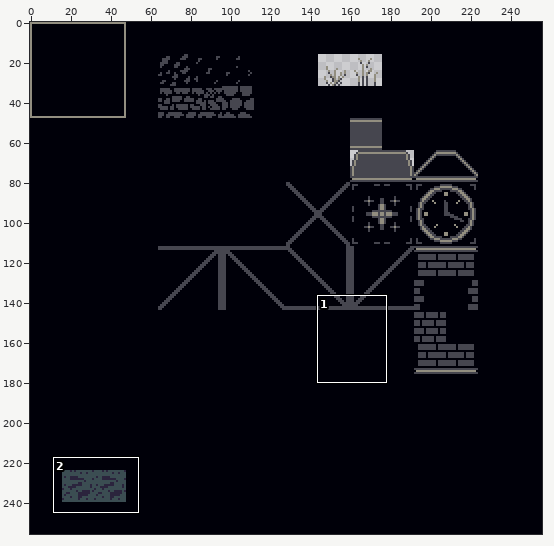
One commit to this sprite sheet: dist/assets/3dtiles_texture_0.png. The picture above shows the old version from afar; the outline marks the close-up.
Close-up. Before the edit:
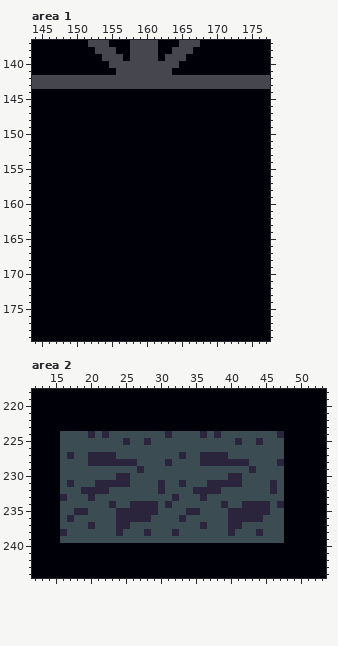
The file is 256x256 pixels. Shown: area 1: x 144..177, y 137..179; area 2: x 12..53, y 218..244.
Now the later version:
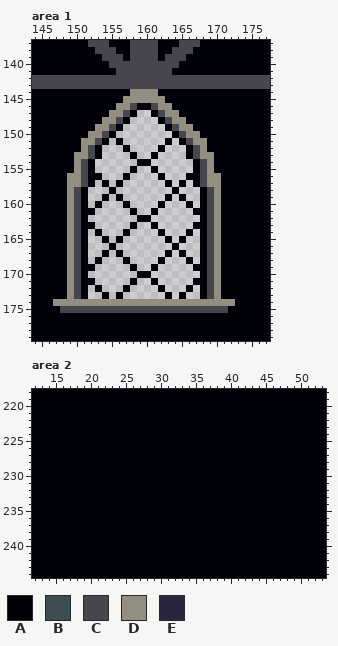
Palette (. is transparent): A #000009  B #3b4d52  C #46464f  D #928e80  E #2b243d
Difference:
--- area 1
@@ x 144..177 @@
 143 CCCCCCCCCCCCCCCCCCCCCCCCCCCCCCCCCC
-144 AAAAAAAAAAAAAAAAAAAAAAAAAAAAAAAAAA
-145 AAAAAAAAAAAAAAAAAAAAAAAAAAAAAAAAAA
-146 AAAAAAAAAAAAAAAAAAAAAAAAAAAAAAAAAA
-147 AAAAAAAAAAAAAAAAAAAAAAAAAAAAAAAAAA
-148 AAAAAAAAAAAAAAAAAAAAAAAAAAAAAAAAAA
-149 AAAAAAAAAAAAAAAAAAAAAAAAAAAAAAAAAA
-150 AAAAAAAAAAAAAAAAAAAAAAAAAAAAAAAAAA
-151 AAAAAAAAAAAAAAAAAAAAAAAAAAAAAAAAAA
-152 AAAAAAAAAAAAAAAAAAAAAAAAAAAAAAAAAA
-153 AAAAAAAAAAAAAAAAAAAAAAAAAAAAAAAAAA
-154 AAAAAAAAAAAAAAAAAAAAAAAAAAAAAAAAAA
-155 AAAAAAAAAAAAAAAAAAAAAAAAAAAAAAAAAA
-156 AAAAAAAAAAAAAAAAAAAAAAAAAAAAAAAAAA
-157 AAAAAAAAAAAAAAAAAAAAAAAAAAAAAAAAAA
-158 AAAAAAAAAAAAAAAAAAAAAAAAAAAAAAAAAA
-159 AAAAAAAAAAAAAAAAAAAAAAAAAAAAAAAAAA
-160 AAAAAAAAAAAAAAAAAAAAAAAAAAAAAAAAAA
-161 AAAAAAAAAAAAAAAAAAAAAAAAAAAAAAAAAA
-162 AAAAAAAAAAAAAAAAAAAAAAAAAAAAAAAAAA
-163 AAAAAAAAAAAAAAAAAAAAAAAAAAAAAAAAAA
-164 AAAAAAAAAAAAAAAAAAAAAAAAAAAAAAAAAA
-165 AAAAAAAAAAAAAAAAAAAAAAAAAAAAAAAAAA
-166 AAAAAAAAAAAAAAAAAAAAAAAAAAAAAAAAAA
-167 AAAAAAAAAAAAAAAAAAAAAAAAAAAAAAAAAA
-168 AAAAAAAAAAAAAAAAAAAAAAAAAAAAAAAAAA
-169 AAAAAAAAAAAAAAAAAAAAAAAAAAAAAAAAAA
-170 AAAAAAAAAAAAAAAAAAAAAAAAAAAAAAAAAA
-171 AAAAAAAAAAAAAAAAAAAAAAAAAAAAAAAAAA
-172 AAAAAAAAAAAAAAAAAAAAAAAAAAAAAAAAAA
-173 AAAAAAAAAAAAAAAAAAAAAAAAAAAAAAAAAA
-174 AAAAAAAAAAAAAAAAAAAAAAAAAAAAAAAAAA
-175 AAAAAAAAAAAAAAAAAAAAAAAAAAAAAAAAAA
+144 AAAAAAAAAAAAAADDDDAAAAAAAAAAAAAAAA
+145 AAAAAAAAAAAAADDDDDDAAAAAAAAAAAAAAA
+146 AAAAAAAAAAAADDCAACDDAAAAAAAAAAAAAA
+147 AAAAAAAAAAADDCA..ACDDAAAAAAAAAAAAA
+148 AAAAAAAAAADDCA....ACDDAAAAAAAAAAAA
+149 AAAAAAAAADDCA......ACDDAAAAAAAAAAA
+150 AAAAAAAADDCA........ACDDAAAAAAAAAA
+151 AAAAAAADDCA.A......A.ACDDAAAAAAAAA
+152 AAAAAAADCA...A....A...ACDAAAAAAAAA
+153 AAAAAADDCA....A..A....ACDDAAAAAAAA
+154 AAAAAADCA......AA......ACDAAAAAAAA
+155 AAAAAADCA.....A..A.....ACDAAAAAAAA
+156 AAAAADDCAA...A....A...AACDDAAAAAAA
+157 AAAAADDCA.A.A......A.A.ACDDAAAAAAA
+158 AAAAADCA...A........A...ACDAAAAAAA
+159 AAAAADCA..A.A......A.A..ACDAAAAAAA
+160 AAAAADCA.A...A....A...A.ACDAAAAAAA
+161 AAAAADCAA.....A..A.....AACDAAAAAAA
+162 AAAAADCA.......AA.......ACDAAAAAAA
+163 AAAAADCAA.....A..A.....AACDAAAAAAA
+164 AAAAADCA.A...A....A...A.ACDAAAAAAA
+165 AAAAADCA..A.A......A.A..ACDAAAAAAA
+166 AAAAADCA...A........A...ACDAAAAAAA
+167 AAAAADCA..A.A......A.A..ACDAAAAAAA
+168 AAAAADCA.A...A....A...A.ACDAAAAAAA
+169 AAAAADCAA.....A..A.....AACDAAAAAAA
+170 AAAAADCA.......AA.......ACDAAAAAAA
+171 AAAAADCAA.....A..A.....AACDAAAAAAA
+172 AAAAADCA.A...A....A...A.ACDAAAAAAA
+173 AAAAADCA..A.A......A.A..ACDAAAAAAA
+174 AAADDDDDDDDDDDDDDDDDDDDDDDDDDAAAAA
+175 AAAACCCCCCCCCCCCCCCCCCCCCCCCAAAAAA
 176 AAAAAAAAAAAAAAAAAAAAAAAAAAAAAAAAAA
--- area 2
@@ x 12..53 @@
 223 AAAAAAAAAAAAAAAAAAAAAAAAAAAAAAAAAAAAAAAAAA
-224 AAAABBBBEBEBBBBBBBBEBBBBEBEBBBBBBBBEAAAAAA
-225 AAAABBBBBBBBBEBBEBBBBBBBBBBBBEBBEBBBAAAAAA
-226 AAAABBBBBBBBBBBBBBBBBBBBBBBBBBBBBBBBAAAAAA
-227 AAAABEBBEEEEBBBBBBBBBEBBEEEEBBBBBBBBAAAAAA
-228 AAAABBBBEEEEEEEBBBBEBBBBEEEEEEEBBBBEAAAAAA
-229 AAAABBBBBBBBBBBEBBBBBBBBBBBBBBBEBBBBAAAAAA
-230 AAAABBBBBBBBEEBBBBBBBBBBBBBBEEBBBBBBAAAAAA
-231 AAAABEBBBEEEEEBBBBEBBEBBBEEEEEBBBBEBAAAAAA
-232 AAAABBBEEEEBBBBBBBEBBBBEEEEBBBBBBBEBAAAAAA
-233 AAAAEBBBEBBBBBBBBBBBEBBBEBBBBBBBBBBBAAAAAA
-234 AAAABBBBBBBEBBEEEEBEBBBBBBBEBBEEEEBEAAAAAA
-235 AAAABBEEBBBBEEEEEEBBBBEEBBBBEEEEEEBBAAAAAA
-236 AAAABEBBBBBBEEEEEBBBBEBBBBBBEEEEEBBBAAAAAA
-237 AAAABBBBEBBBEEBBBBBBBBBBEBBBEEBBBBBBAAAAAA
-238 AAAAEBBBBBBBEBBBEBBBEBBBBBBBEBBBEBBBAAAAAA
-239 AAAABBBBBBBBBBBBBBBBBBBBBBBBBBBBBBBBAAAAAA
+224 AAAAAAAAAAAAAAAAAAAAAAAAAAAAAAAAAAAAAAAAAA
+225 AAAAAAAAAAAAAAAAAAAAAAAAAAAAAAAAAAAAAAAAAA
+226 AAAAAAAAAAAAAAAAAAAAAAAAAAAAAAAAAAAAAAAAAA
+227 AAAAAAAAAAAAAAAAAAAAAAAAAAAAAAAAAAAAAAAAAA
+228 AAAAAAAAAAAAAAAAAAAAAAAAAAAAAAAAAAAAAAAAAA
+229 AAAAAAAAAAAAAAAAAAAAAAAAAAAAAAAAAAAAAAAAAA
+230 AAAAAAAAAAAAAAAAAAAAAAAAAAAAAAAAAAAAAAAAAA
+231 AAAAAAAAAAAAAAAAAAAAAAAAAAAAAAAAAAAAAAAAAA
+232 AAAAAAAAAAAAAAAAAAAAAAAAAAAAAAAAAAAAAAAAAA
+233 AAAAAAAAAAAAAAAAAAAAAAAAAAAAAAAAAAAAAAAAAA
+234 AAAAAAAAAAAAAAAAAAAAAAAAAAAAAAAAAAAAAAAAAA
+235 AAAAAAAAAAAAAAAAAAAAAAAAAAAAAAAAAAAAAAAAAA
+236 AAAAAAAAAAAAAAAAAAAAAAAAAAAAAAAAAAAAAAAAAA
+237 AAAAAAAAAAAAAAAAAAAAAAAAAAAAAAAAAAAAAAAAAA
+238 AAAAAAAAAAAAAAAAAAAAAAAAAAAAAAAAAAAAAAAAAA
+239 AAAAAAAAAAAAAAAAAAAAAAAAAAAAAAAAAAAAAAAAAA
 240 AAAAAAAAAAAAAAAAAAAAAAAAAAAAAAAAAAAAAAAAAA
